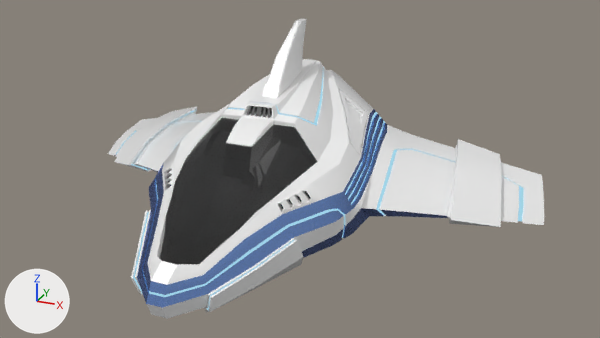
What one commit did to the Blender file android/assets-bak/data/models/spaceship/spaceship.blend.
Rendered twice from the file's camera 'Camera'. The lights are fixed; the arrows at lower left show +X, +Y and +Z.

The scene before the commit, as lines of its bpy script (objects in view):
```python
ob_spaceship = bpy.data.objects.new('Spaceship', me_plane)
ob_spaceship.location = (0.0, 0.0, 0.0)
```
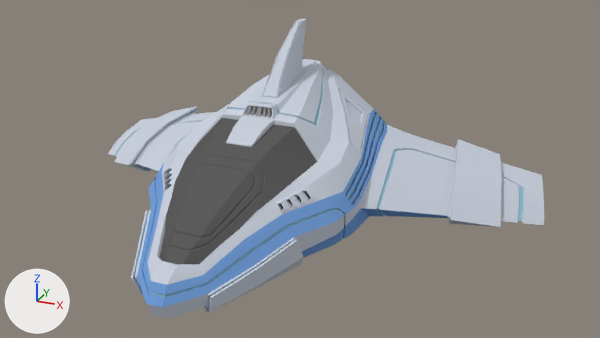
The newer file is also turned or shifted as a whole; pictures and numbers use the older file's frame.

Edits to the scene script, one JSON object a line:
```json
{"block": "mat_mat", "change": "nodes: BsdfAnisotropic, BsdfDiffuse, LayerWeight, MixShader, OutputMaterial, ValToRGB"}
{"block": "mat_mat", "change": "colours: white #ffffff, grey #7f7f7f"}
{"block": "mat_mat", "change": "nodes: BsdfDiffuse, OutputMaterial"}
{"block": "mat_mat", "change": "colours: light grey #cad1dd"}
{"block": "mat_mat2", "change": "nodes: BsdfAnisotropic x2, BsdfDiffuse, LayerWeight, Math x2, Mix x6, MixShader x2, OutputMaterial, TexNoise, ValToRGB"}
{"block": "mat_mat2", "change": "colours: blue #5570af, black #000000, black #262626, black #010101, grey #7f7f7f, black #333333, white #ffffff, dark grey #4c4c4c"}
{"block": "mat_mat2", "change": "nodes: BsdfDiffuse, OutputMaterial"}
{"block": "mat_mat2", "change": "colours: blue #75a1dd"}
{"op": "remove", "block": "mat_glass", "code": "n0 = _N.new('ShaderNodeOutputMaterial'); n0.name = 'Material Output'"}
{"op": "remove", "block": "mat_glass", "code": "n1 = _N.new('ShaderNodeBsdfGlass'); n1.name = 'Glass BSDF'"}
{"op": "remove", "block": "mat_glass", "code": "n1.distribution = 'BECKMANN'"}
{"op": "remove", "block": "mat_glass", "code": "n1.inputs[0].default_value = (0.27, 0.27, 0.27, 1.0)  # 'Color', grey #8e8e8e"}
{"op": "remove", "block": "mat_glass", "code": "n1.inputs[2].default_value = 1.45  # 'IOR'"}
{"op": "remove", "block": "mat_glass", "code": "_L.new(n1.outputs[0], n0.inputs[0])  # 'BSDF' to 'Surface'"}
{"op": "add", "block": "mat_glass", "code": "n2 = _N.new('ShaderNodeOutputMaterial'); n2.name = 'Material Output.001'"}
{"op": "add", "block": "mat_glass", "code": "n3 = _N.new('ShaderNodeBsdfDiffuse'); n3.name = 'Diffuse BSDF'"}
{"op": "add", "block": "mat_glass", "code": "n3.inputs[0].default_value = (0.11, 0.11, 0.11, 1.0)  # 'Color', dark grey #5d5d5d"}
{"op": "add", "block": "mat_glass", "code": "_L.new(n3.outputs[0], n2.inputs[0])  # 'BSDF' to 'Surface'"}
{"op": "set", "path": "mat_emision", "old": "emission_material('Emision')", "new": "diffuse_material('Emision')"}
{"op": "set", "path": "mat_emision.base_color", "old": "(0.351, 0.646, 0.8)", "new": "(0.281, 0.516, 0.639)", "note": "cyan #a0d2e7 -> cyan #90bed1"}
```

Location of each change, (x1, y1, x2, y2) in pixels of the pictures (600 x 338 px):
```json
{"object": "Spaceship", "change": "recoloured, surface changed", "before": [108, 19, 544, 319], "after": [108, 19, 544, 319]}
```
